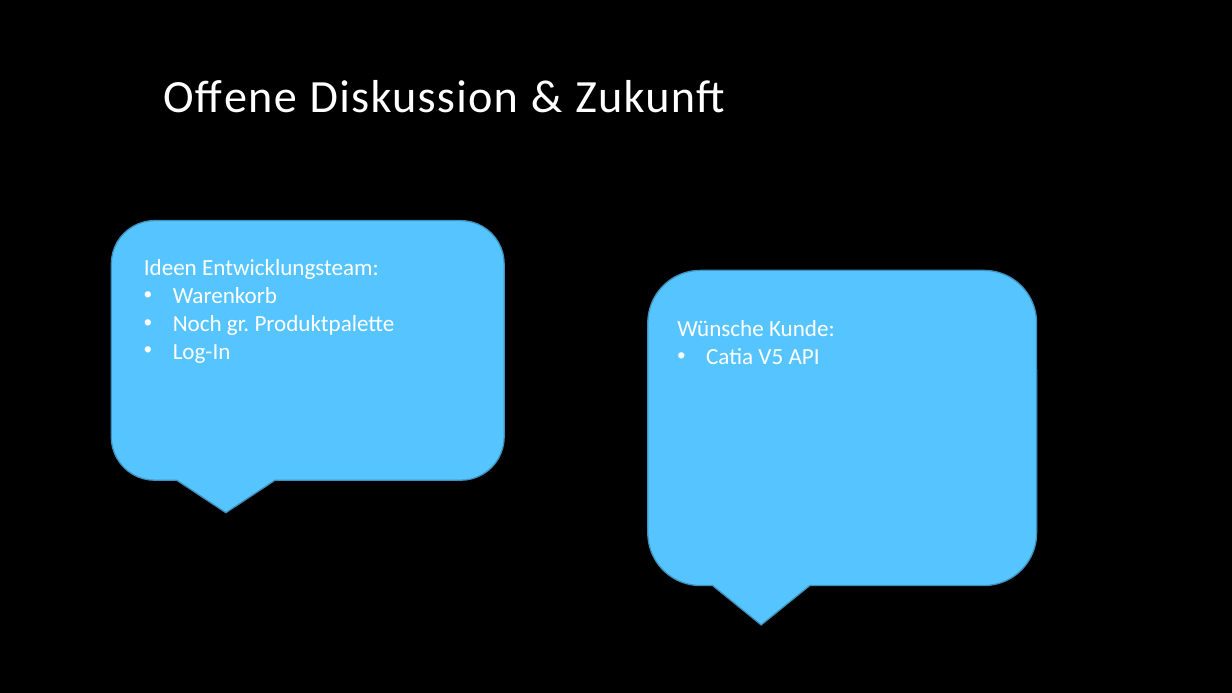
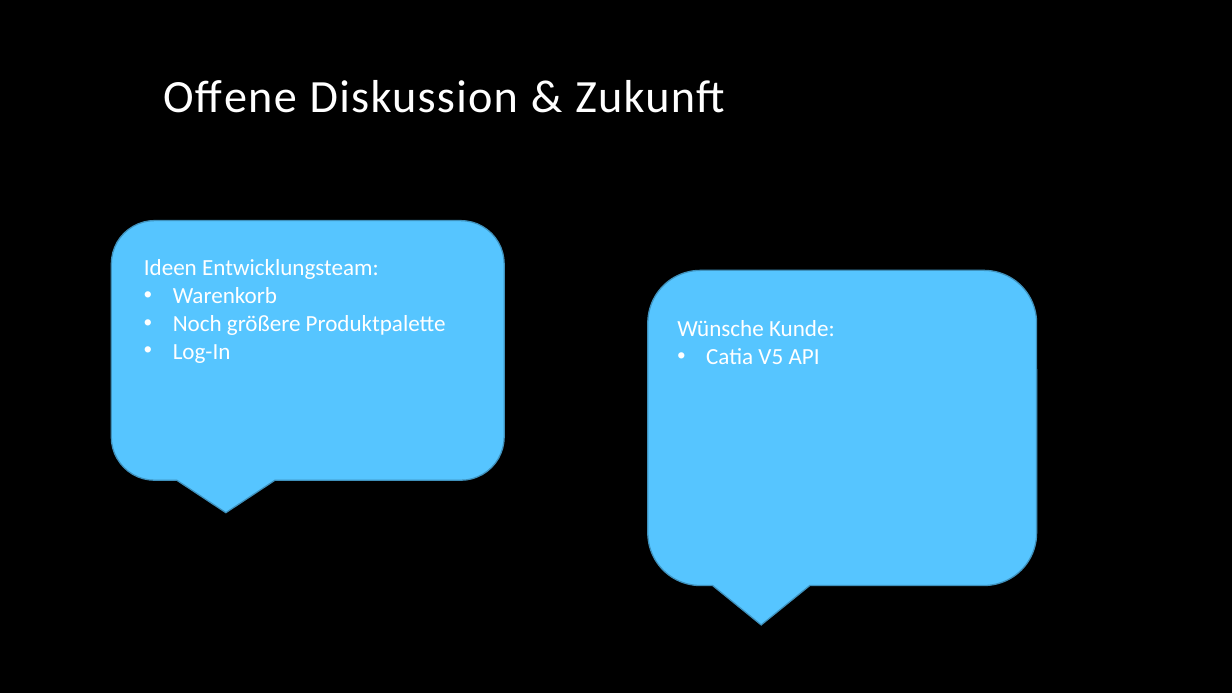
Before and after one commit to ClaasLu/Schraubenshop-Gruppe-J, a slide deck: slide 6 of Vorstellung Sprint 2.pptx. Drawn at 1232x693 pixels with LibreOffice and Linux fonts; fonts in the diff are those of the drawing; background and template pictures are left out. Boxes give left, top, right and bottom in pixels: in the first picture for what was removed or moved away, otherwise in the second. Text is boxed around its words. In the diff, an @@ line names an element or a change of style, - is before the commit and + after.

```diff
--- a/Vorstellung Sprint 2.pptx
+++ b/Vorstellung Sprint 2.pptx
@@ text at (173,315,446,335): text changed @@
-• Noch gr. Produktpalette
+• Noch größere Produktpalette
```
Also in this commit, not shown: 1 other slide changed.
